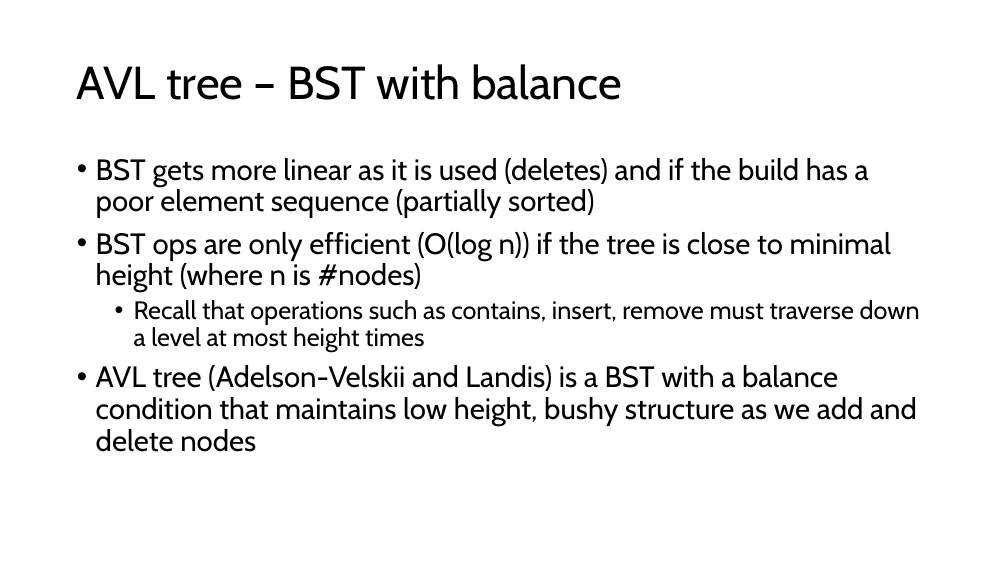
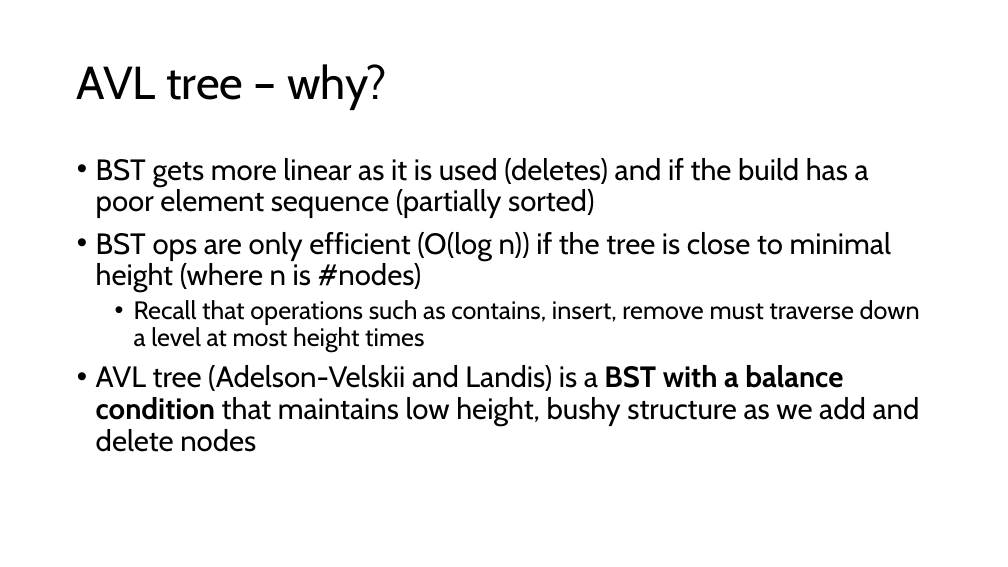
Before and after one commit to comp210ss2/comp210ss2.github.io, a slide deck: slide 3 of slides/L14_15.pptx. Drawn at 1008x567 pixels with LibreOffice and Linux fonts; fonts in the diff are those of the drawing. Boxes give left, top, right and bottom in pixels: in the first picture for what was removed or moved away, otherwise in the second. Text is boxed around its words. In the diff, an @@ line names an element or a change of style, - is before the commit and + after.

```diff
--- a/slides/L14_15.pptx
+++ b/slides/L14_15.pptx
@@ title at box(77, 64, 386, 110): text changed @@
-AVL tree – BST with balance
+AVL tree – why?
@@ text at box(96, 365, 920, 452): bold on in "BST with a balance condition" @@
```
Also in this commit, not shown: 12 other slides changed, 9 slides added, 2 other files.
